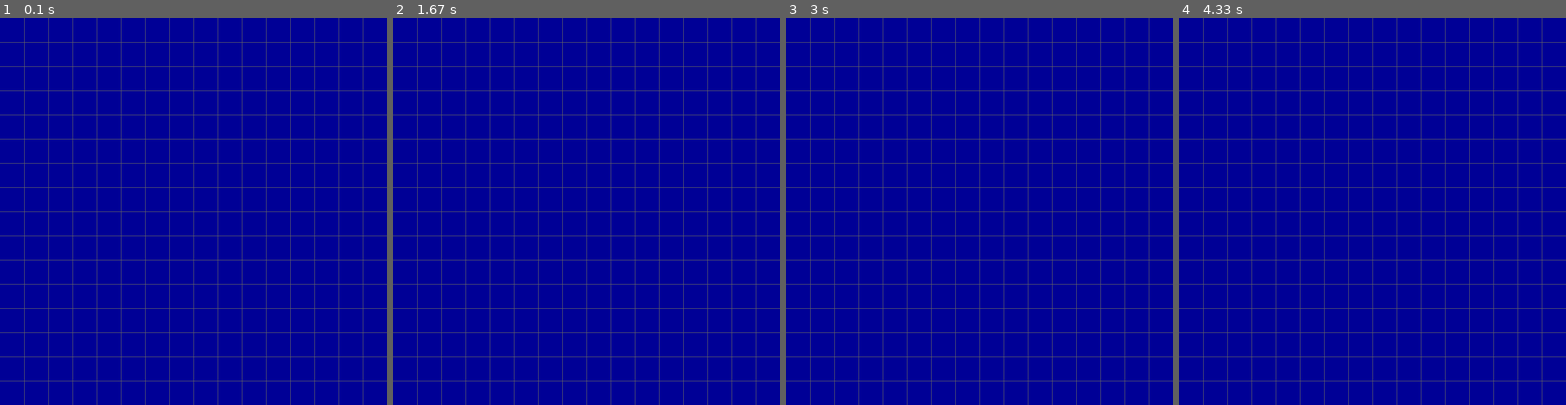
Above: before the commit, frames 1-4 (left to right).
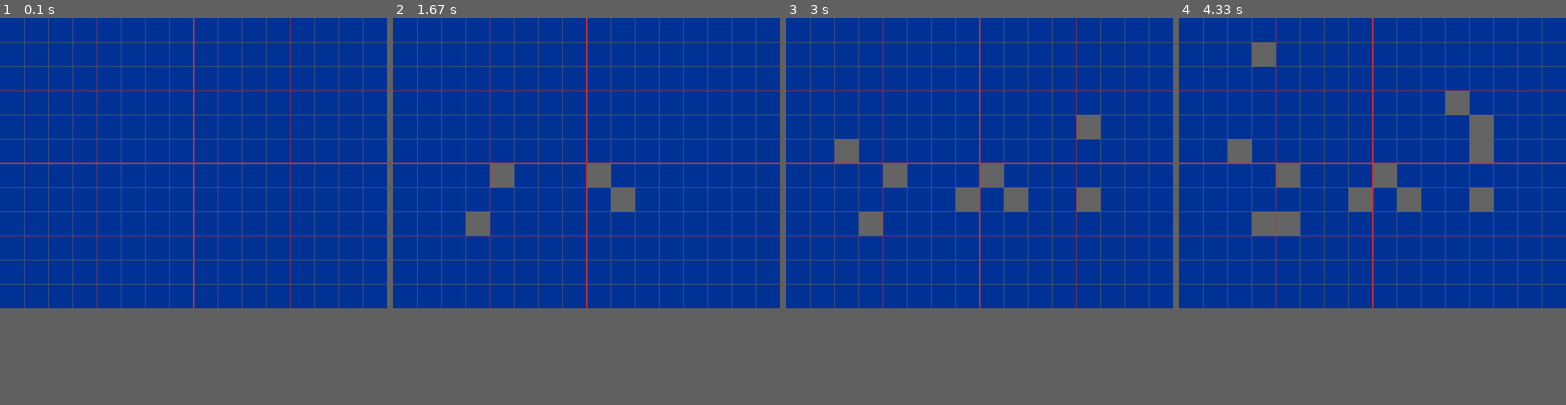
Above: after the commit, the same moments.

Repository: Anisoch/generator
Game: pygame game, started from try.py
Two runs of this game, one before a commit and one after it. Both use one fixed random seed, a clock stepped at 60 frames per second and the inputs below.
Inputs (mouse positions are in pixels of both pictures, inside the frame that each line leads up to):
- Up to frame 1 (0.1 s): no input
- Up to frame 2 (1.67 s): click (586, 165) at 0.38 s; click (493, 165) at 0.72 s; click (466, 230) at 1.05 s; click (632, 188) at 1.38 s
- Up to frame 3 (3 s): click (840, 153) at 1.72 s; click (979, 199) at 2.05 s; click (1080, 207) at 2.38 s; click (1080, 137) at 2.72 s
- Up to frame 4 (4.33 s): click (1492, 157) at 3.05 s; click (1453, 110) at 3.38 s; click (1256, 64) at 3.72 s; click (1279, 215) at 4.05 s
In our replay, the window is 800x800 before the commit and 800x600 after it. These sizes can differ from the game's own. Grey fills any space a smaller window leaves; there, only what the larger window draws over its background counts as a difference.

The runs differ from the first frame. In frame 1, 74% of the frame differs, in the area x 0-100%, y 0-100%; in frame 2, 74%; in frame 3, 74%; in frame 4, 74%.

Commit message:
заработал графический вывод на экран в pygame

Diff:
--- a/generator.py
+++ b/generator.py
@@ -11,7 +11,7 @@
 # разрешение экрана
 # screen resolution
 res_x = 800
-res_y = 800
+res_y = 600
 
 # размер квадрата
 # square side
@@ -20,8 +20,8 @@
 # основные цвета
 # basic colurs
 BLACK = (0,0,0)
-WHITE = (255,255,255)
-BLUE = (0,0,150)
+WHITE = (200,200,200)
+BLUE = (0,50,150)
 
 # создаем список всех координат 'x'
 # creating a list of all 'x' coordinates
@@ -51,8 +51,8 @@
 # переводим список в словарь (номер : ЦВЕТ, ('x','y'))
 # turnig a list in a dictionary (number : COLOUR, ('x','y'))
 d_square_coordinates = {
-	i : (BLUE,
-		(square_coordinates[i][0],square_coordinates[i][1], side, side))
+	i : [BLUE,
+		(square_coordinates[i][0],square_coordinates[i][1], side, side)]
 	for i in range(0,len(square_coordinates))
 						}
 
--- a/try.py
+++ b/try.py
@@ -13,7 +13,8 @@
 # basic colours
 BLACK = (0,0,0)
 WHITE = (100,100,100)
-
+BLUE = (0,50,150)
+RED = (200,50,50)
 # устанавливаем ФПС
 # setting FPS
 FPS = 60
@@ -30,6 +31,7 @@
 running = True
 while running:
 	screen.fill(BLACK)
+
 	for i in dsc:
 		pg.draw.rect(
 					 screen,
@@ -39,14 +41,46 @@
 		pg.draw.line(screen,WHITE,i[0],i[1])
 	for b in horizontal_lines:
 		pg.draw.line(screen,WHITE,b[0],b[1])
+# отрисовка линий для позиционирования
+# линии по центру
+		pg.draw.line(screen,RED,((res_x/2),0),(res_x/2,res_y),3)
+		pg.draw.line(screen,RED,(0,(res_y/2)), ((res_x),(res_y/2)),3)
+# вертикальные линии по четвертям
+		pg.draw.line(screen,RED,((res_x/4),0),(res_x/4,res_y),1)
+		pg.draw.line(screen,RED,((res_x/4 * 3),0),(res_x/4 *3,res_y),1)
+# горизонтальные линии по четвертям
+		pg.draw.line(screen,RED,(0,(res_y/4)), ((res_x),(res_y/4)),1)
+		pg.draw.line(screen,RED,(0,(res_y/4 * 3)), ((res_x),(res_y/4 * 3)),1)
+# проверяем события
+# checking for events
+	for event in pg.event.get():
 
-	for event in pg.event.get():
 # проверяем закрывшееся окно
 		if event.type == pg.QUIT:
 		    running = False
+
+# проверяем события клавиатуры
 		if event.type == pg.KEYDOWN:
 			if event.key == pyg.K_KP_ENTER:
 				print('ok')
+# проверяем события мыши
+		if event.type == pg.MOUSEBUTTONDOWN:
+			if event.button == 1:
+				print('left click', event.pos)
+				for i in dsc:
+					if (event.pos[0] in range(dsc[i][1][0],(dsc[i][1][0] + side)) and
+						event.pos[1] in range(dsc[i][1][1],(dsc[i][1][1] + side))):
+						print(dsc[i])
+						dsc[i][0] = WHITE
+
+
+			if event.button == 3:
+				print('right click', event.pos)
+				for i in dsc:
+					if (event.pos[0] in range(dsc[i][1][0],(dsc[i][1][0] + side)) and
+						event.pos[1] in range(dsc[i][1][1],(dsc[i][1][1] + side))):
+						print(dsc[i])
+						dsc[i][0] = BLUE
 
 	clock.tick(FPS)
 	pg.display.flip()
